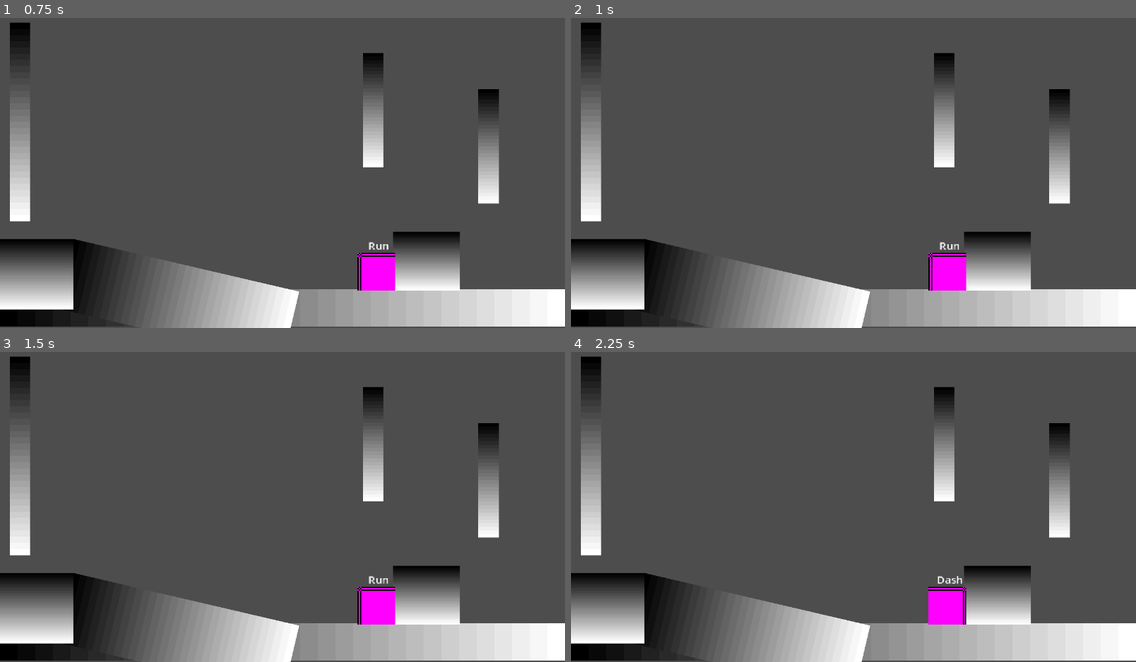
Above: before the commit, frames 1-4 (two rows, left to right).
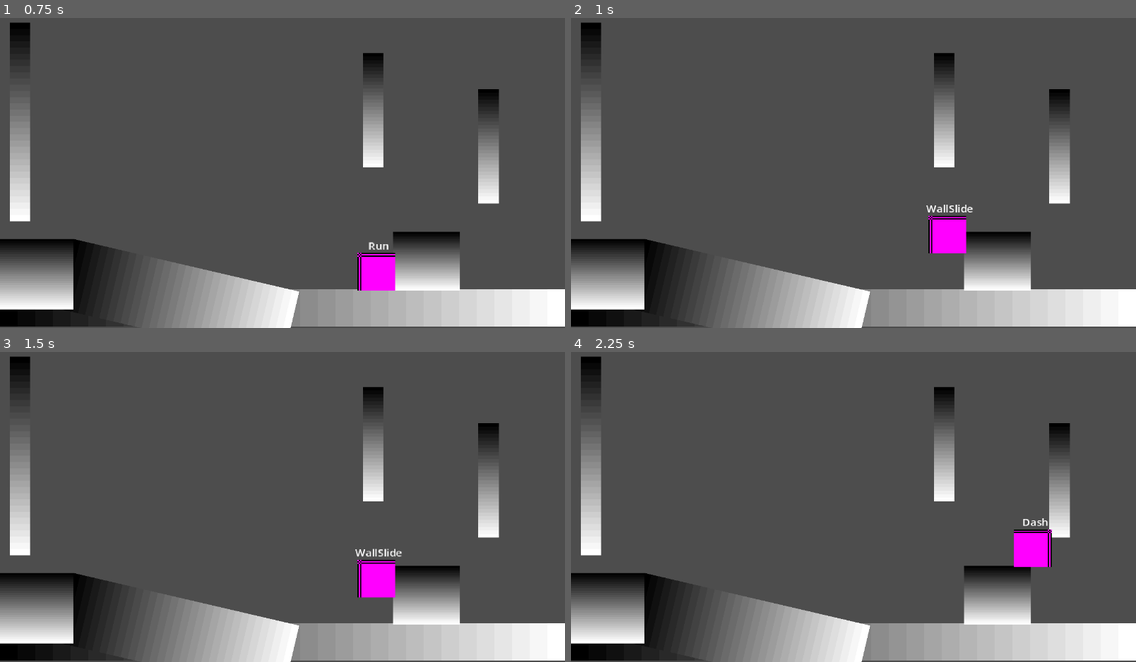
Above: after the commit, the same moments.

Repository: namishh/metroidvania
Game: Godot game, scene res://playground.tscn
Same seed, same stepped clock (60 frames per second), same inputs: the game is played once before the commit and once after it.
Inputs:
- Up to frame 1 (0.75 s): tap Enter at 0.5 s; hold Right (ui_right) from 0.53 s (still down); hold C (dash) from 0.53 s (still down)
- Up to frame 2 (1 s): keep holding Right (ui_right); keep holding C (dash); tap Z (jump) at 0.77 s
- Up to frame 3 (1.5 s): keep holding Right (ui_right); release C (dash) at 1.28 s; tap C (dash) at 1.35 s
- Up to frame 4 (2.25 s): tap Z (jump) at 1.52 s; release Right (ui_right) at 2.03 s; hold Left (ui_left) from 2.03 s (still down); hold C (dash) from 2.03 s (still down)

Frame 1 is identical in both runs. In frame 2, 1.7% of the frame differs, in the area x 62-72%, y 60-88%; in frame 3, 1.4%; in frame 4, 1.8%, in the area x 63-86%, y 53-88%.

Commit message:
reducing the y velocity isntead of making it 0 on wall slide

Diff:
--- a/player/states/wall_slide.gd
+++ b/player/states/wall_slide.gd
@@ -8,7 +8,7 @@
 func enter() -> void:
 	print("[ENTER]: WallSlide")
 	player.gravity_multiplier = 0.4
-	player.velocity.y = 0
+	player.velocity.y *= 0.35
 	player.dashes = 0
 	player.jumps = 0
 	last_wall_normal = player.get_wall_normal()
